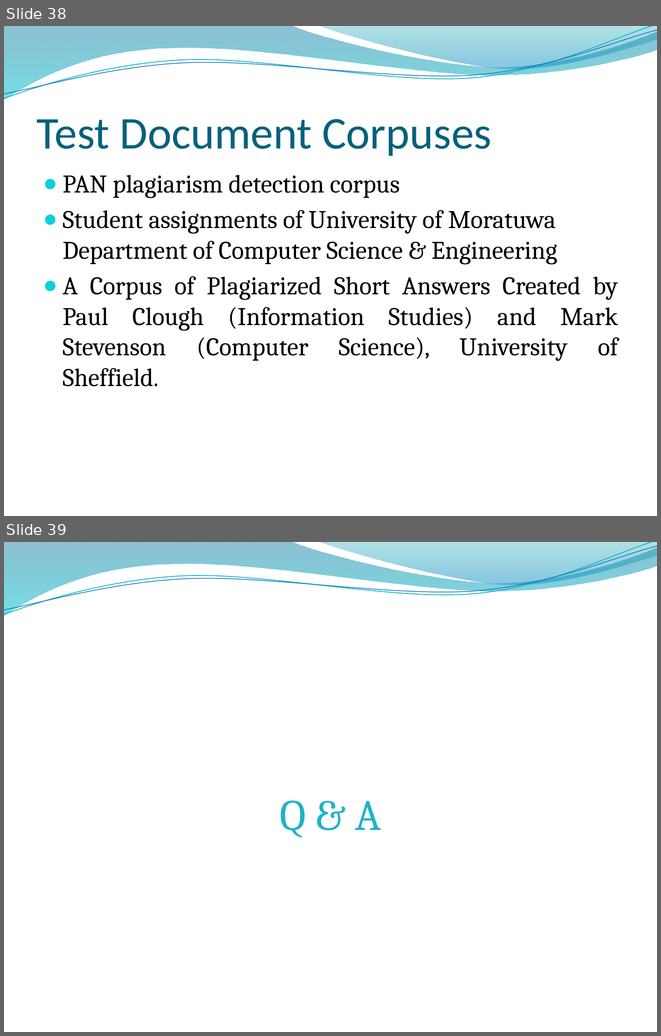
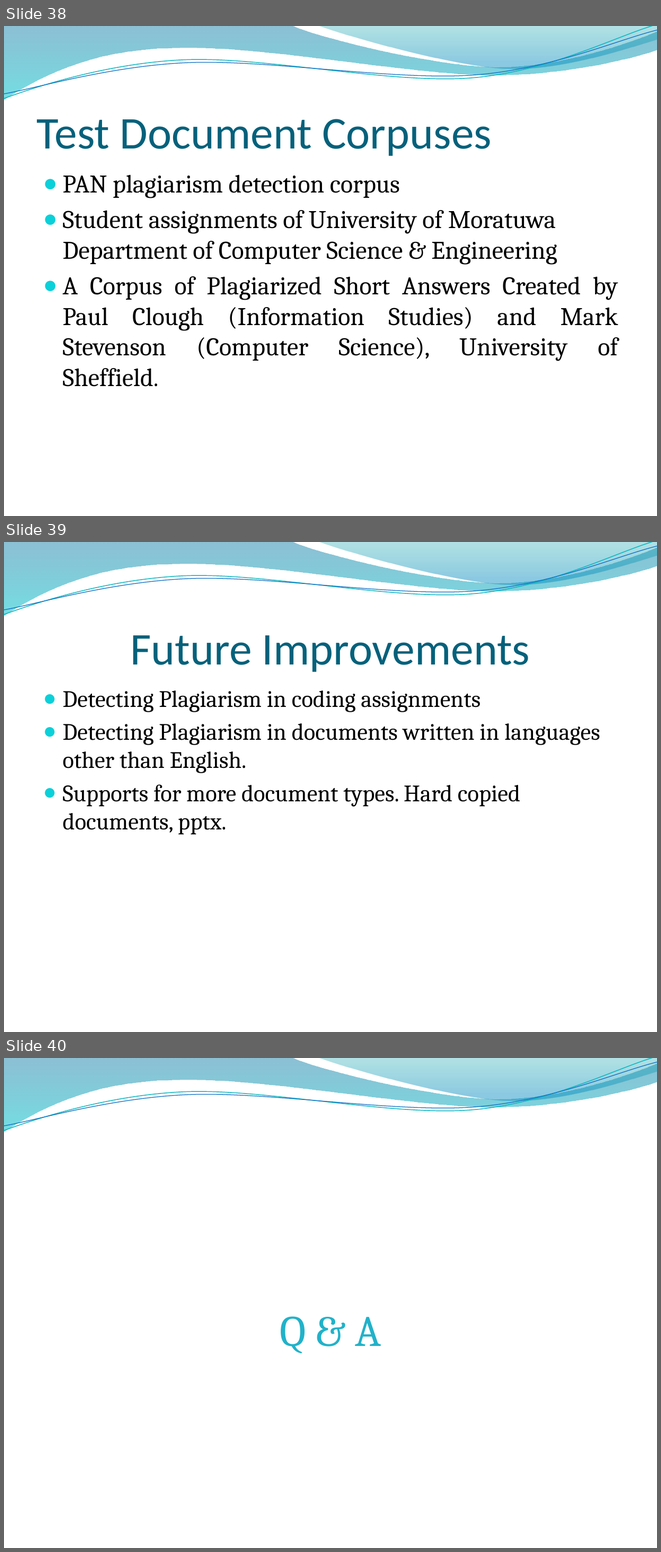
Before and after one commit to RizwanSaeedi/project-plagiabust, a slide deck: project docs/Final Presentation.pptx. Shown one above the other, each under a label of ours: slides 38 and 39 before the commit, slides 38, 39 and 40 after it. The pictures are 661x1036 and 661x1552 pixels, drawn with LibreOffice and Linux fonts; fonts in the diff are those of the drawing; background and template pictures are left out. Boxes give left, top, right and bottom in pixels: in the first picture for what was removed or moved away, otherwise in the second. Text is boxed around its words. In the diff, an @@ line names an element or a change of style, - is before the commit and + after.

```diff
--- a/project docs/Final Presentation.pptx
+++ b/project docs/Final Presentation.pptx
@@ slide 39 added at [4, 542, 657, 1032], background picture (left out); not listed: 4 template elements that a slide beside it also shows @@
@@ title added at [131, 635, 530, 672], 50 pt, text #04617B @@
+Future Improvements
@@ text added at [63, 690, 600, 835], 26 pt, text #000000 @@
+● Detecting Plagiarism in coding assignments
+● Detecting Plagiarism in documents written in languages other than English.
+● Supports for more document types. Hard copied documents, pptx.
@@ what was slide 39 is now slide 40 @@
```
Also in this commit, not shown: 2 slides changed.
